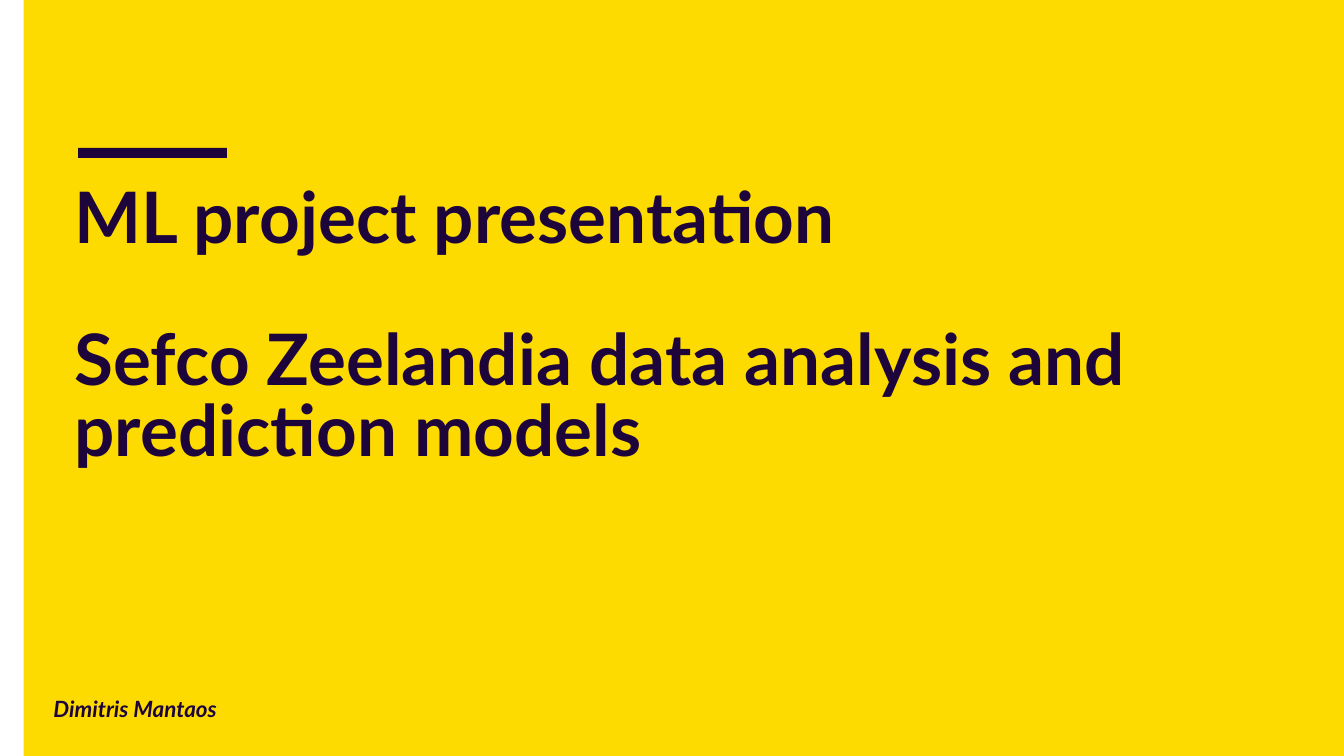
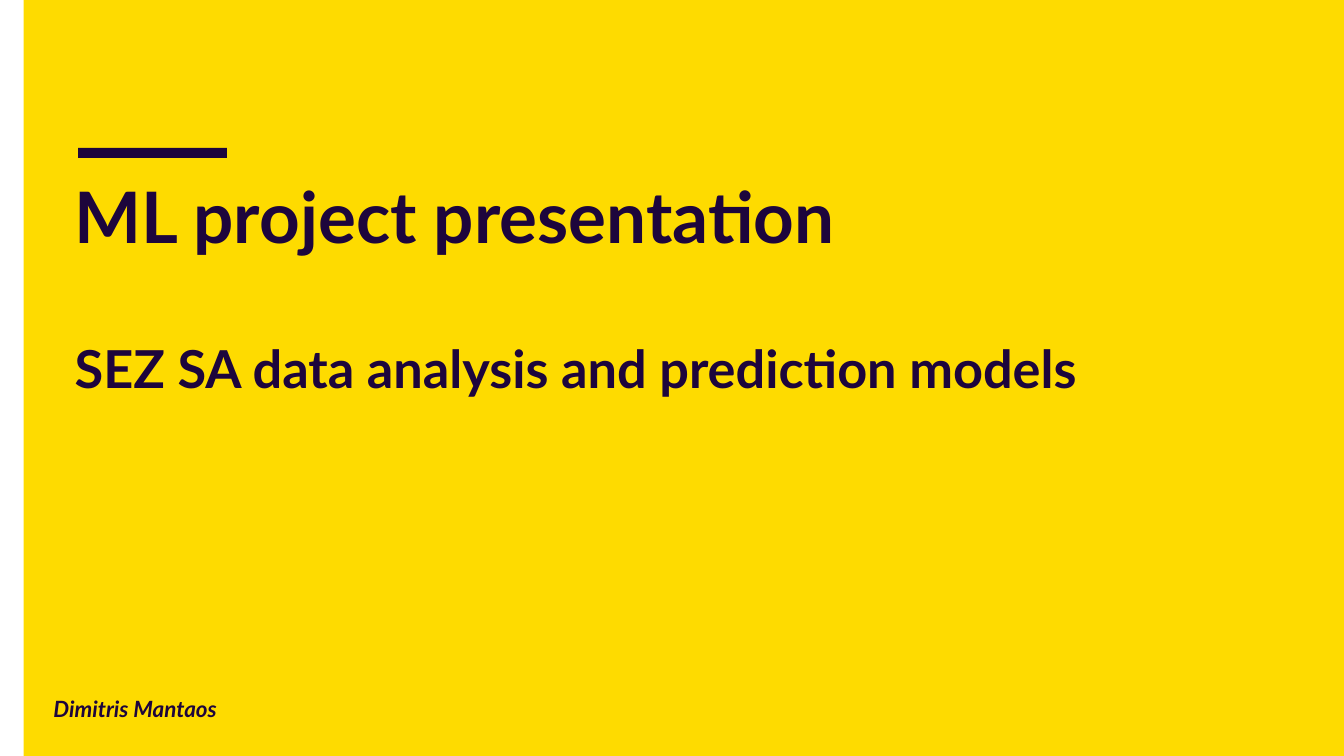
Before and after one commit to s610917/ProjectML, a slide deck: slide 1 of ML project presentation_opposites_DM.pptx. Drawn at 1344x756 pixels with LibreOffice and Linux fonts; fonts in the diff are those of the drawing. Boxes give left, top, right and bottom in pixels: in the first picture for what was removed or moved away, otherwise in the second. Text is boxed around its words. In the diff, an @@ line names an element or a change of style, - is before the commit and + after.

```diff
--- a/ML project presentation_opposites_DM.pptx
+++ b/ML project presentation_opposites_DM.pptx
@@ title at (75,190,1076,397): text changed; size 38 to 28 pt @@
-ML project presentation
-Sefco Zeelandia data analysis and prediction models
+ML project presentation
+SEZ SA data analysis and prediction models
```
Also in this commit, not shown: 3 other slides changed.
